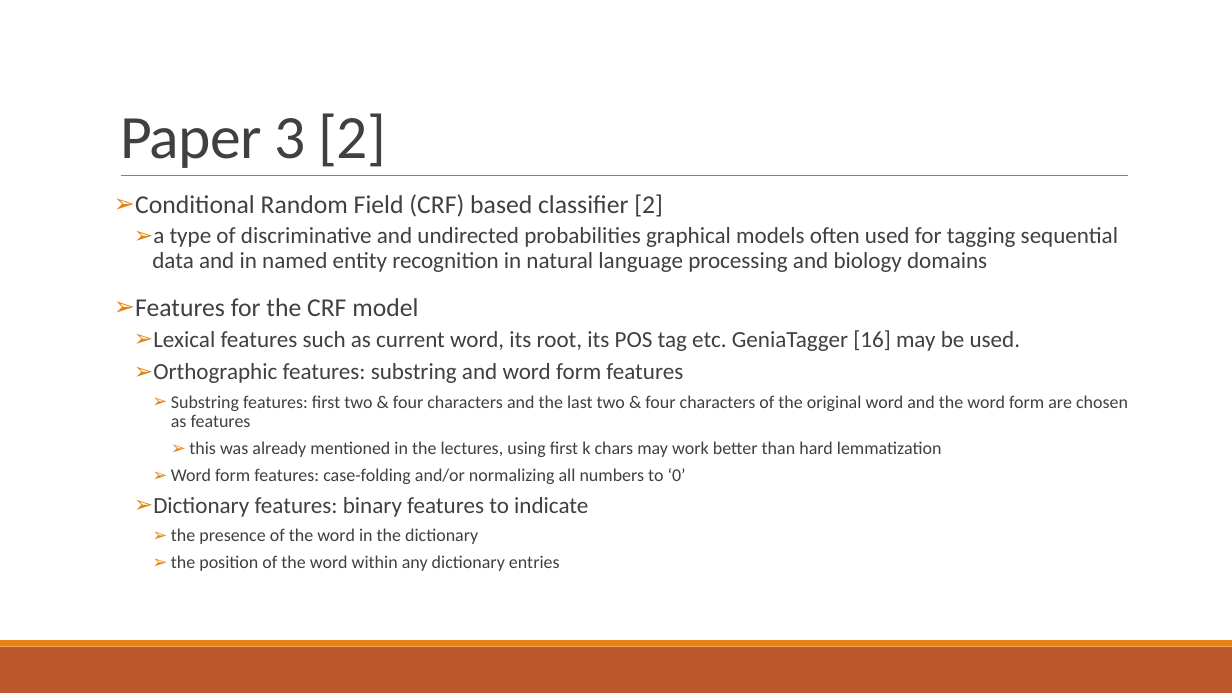
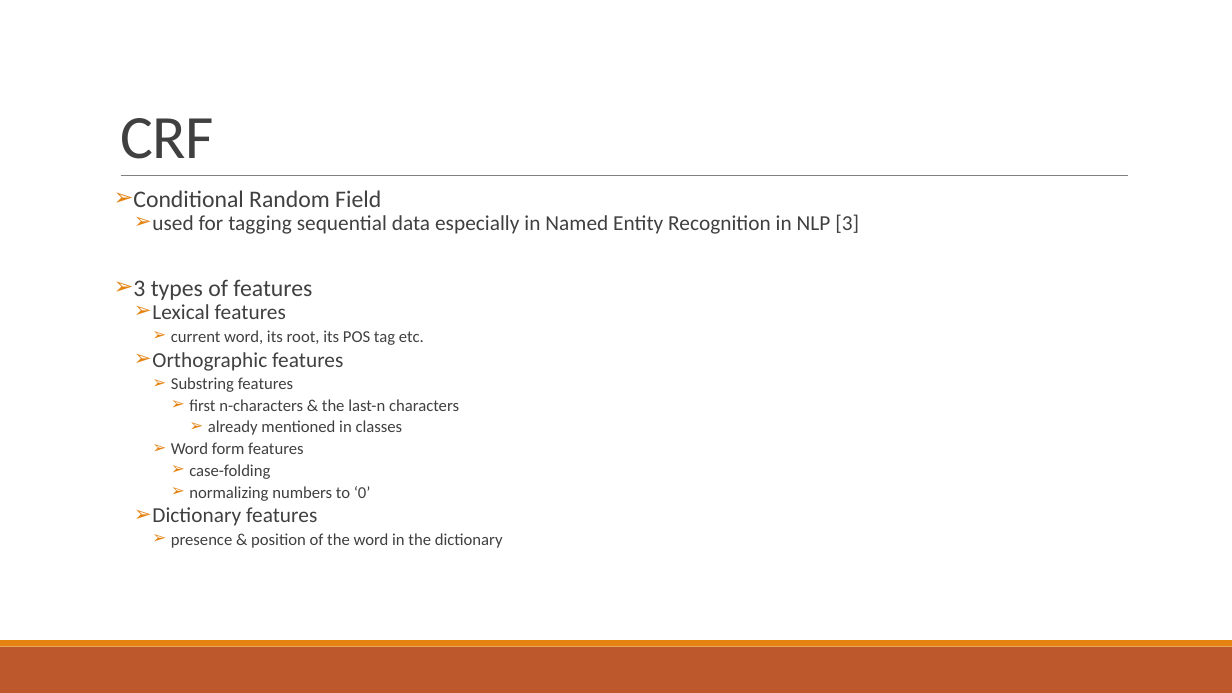
Before and after one commit to abdullahyldz/Cmpe493TermProject, a slide deck: slide 17 of Slides/Combined.pptx (slide 18 before the commit). Drawn at 1232x693 pixels with LibreOffice and Linux fonts; fonts in the diff are those of the drawing. Boxes give left, top, right and bottom in pixels: in the first picture for what was removed or moved away, otherwise in the second. Text is boxed around its words. In the diff, an @@ line names an element or a change of style, - is before the commit and + after.

```diff
--- a/Slides/Combined.pptx
+++ b/Slides/Combined.pptx
@@ title at [120,118,213,159]: text changed @@
-Paper 3 [2]
+CRF
@@ text at [133,190,859,548]: text changed; size 14 to 12.9 pt @@
-➢ Conditional Random Field (CRF) based classifier [2]
-  ➢ a type of discriminative and undirected probabilities graphical models often used for tagging sequential data and in named entity recognition in natural language processing and biology domains
-➢ Features for the CRF model
-  ➢ Lexical features such as current word, its root, its POS tag etc. GeniaTagger [16] may be used.
-  ➢ Orthographic features: substring and word form features
-    ➢ Substring features: first two & four characters and the last two & four characters of the original word and the word form are chosen as features
-      ➢ this was already mentioned in the lectures, using first k chars may work better than hard lemmatization
-    ➢ Word form features: case-folding and/or normalizing all numbers to ‘0’
-  ➢ Dictionary features: binary features to indicate
-    ➢ the presence of the word in the dictionary
-    ➢ the position of the word within any dictionary entries
+➢ Conditional Random Field
+  ➢ used for tagging sequential data especially in Named Entity Recognition in NLP [3]
+➢ 3 types of features
+  ➢ Lexical features
+    ➢ current word, its root, its POS tag etc.
+  ➢ Orthographic features
+    ➢ Substring features
+      ➢ first n-characters & the last-n characters
+        ➢ already mentioned in classes
+    ➢ Word form features
+      ➢ case-folding
+      ➢ normalizing numbers to ‘0’
+  ➢ Dictionary features
+    ➢ presence & position of the word in the dictionary
```
Also in this commit, not shown: 14 other slides changed, 2 slides removed, 1 other file.
